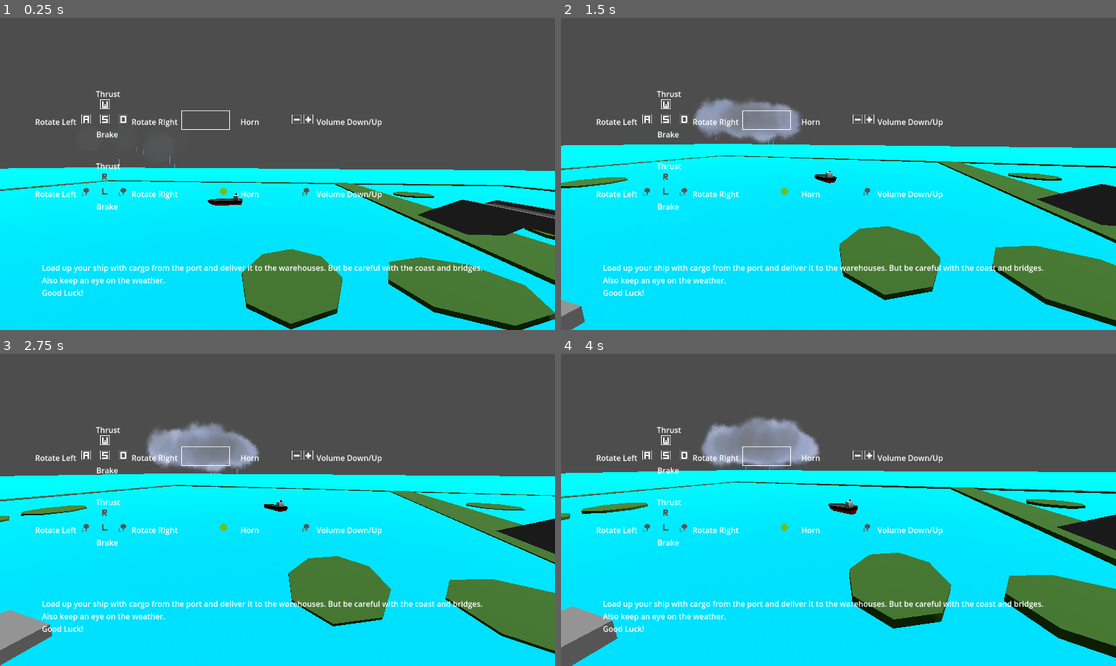
Above: before the commit, frames 1-4 (two rows, left to right).
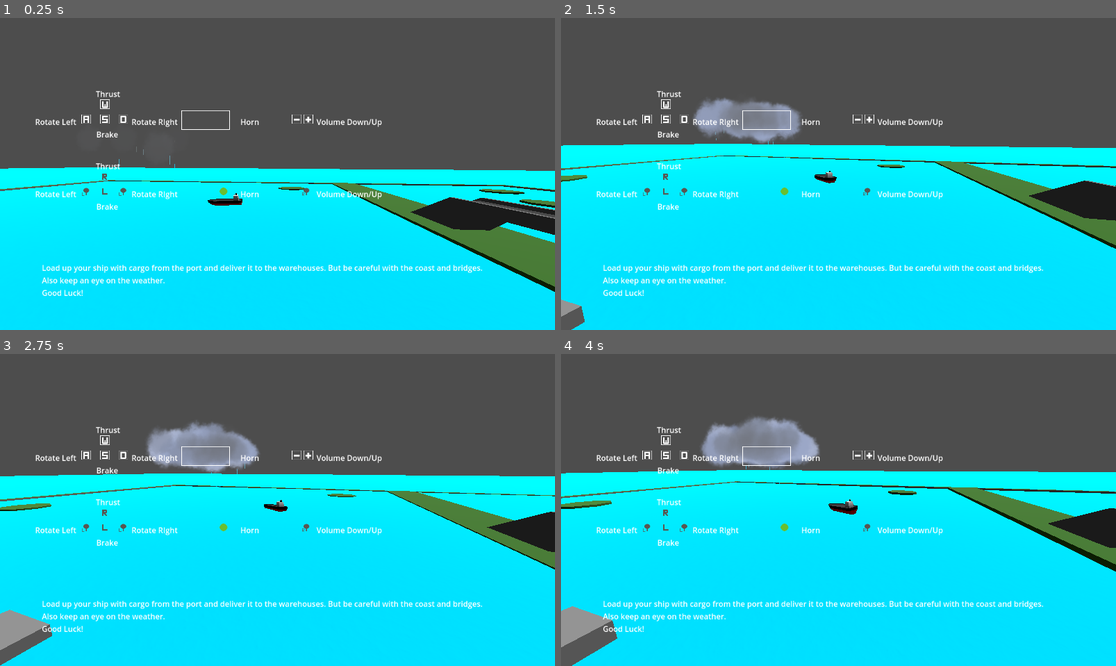
Above: after the commit, the same moments.

Repository: savenger/shipped
Game: Godot game, scene res://level/game.tscn
Same seed, same stepped clock (60 frames per second), same inputs: the game is played once before the commit and once after it.
Inputs (mouse positions are in pixels of both pictures, inside the frame that each line leads up to):
- Up to frame 1 (0.25 s): no input
- Up to frame 2 (1.5 s): tap Enter at 0.5 s; move the mouse to (960, 158) at 0.52 s; hold D (Turn Right) 0.53-1.28 s; tap Mouse wheel down (volume_down) at 0.6 s; tap Mouse wheel up (volume_up) at 0.8, 1.35 s; move the mouse to (727, 189) at 1.27 s; hold A (Turn Left) from 1.28 s (still down)
- Up to frame 3 (2.75 s): tap Mouse wheel down (volume_down) at 1.55 s; move the mouse to (333, 441) at 2.02 s; release A (Turn Left) at 2.03 s; hold D (Turn Right) from 2.03 s (still down); click (333, 441) at 2.1 s; tap Mouse wheel up (volume_up) at 2.3 s
- Up to frame 4 (4 s): move the mouse to (810, 572) at 2.77 s; release D (Turn Right) at 2.78 s; hold S (CounterThrust) 2.78-3.53 s; tap Mouse wheel down (volume_down) at 2.85 s; move the mouse to (1005, 556) at 3.52 s; hold A (Turn Left) from 3.53 s (still down); tap Mouse wheel up (volume_up) at 3.6 s

The runs differ from the first frame. In frame 1, 9.5% of the frame differs, in the area x 35-100%, y 52-100%; in frame 2, 8.3%; in frame 3, 7.4%; in frame 4, 8.6%.
Error in both runs: Invalid assignment of property or key 'volume_db' with value of type 'int' on a base object of type 'null instance'. (res://level/game.gd:40)

Commit message:
refactoring

Diff:
--- a/level/Keys.tscn
+++ b/level/Keys.tscn
@@ -1,6 +1,6 @@
 [gd_scene load_steps=14 format=3 uid="uid://dioyfdulmrmxj"]
 
-[ext_resource type="Script" path="res://Scripts/HUD.gd" id="1"]
+[ext_resource type="Script" path="res://level/HUD.gd" id="1"]
 [ext_resource type="Texture2D" uid="uid://pcamcrsxgc5s" path="res://assets/key_minus.png" id="2"]
 [ext_resource type="Texture2D" uid="uid://b3bnrmc4vypp4" path="res://assets/key_a.png" id="3"]
 [ext_resource type="Texture2D" uid="uid://kkawupftbnms" path="res://assets/stick_l.png" id="4"]
--- a/level/game.gd
+++ b/level/game.gd
@@ -36,8 +36,8 @@
 	print("delivered some goods")
 	$destination.position = get_random_destination_position()
 
-func adjust_volume(base_volume):
-	get_parent().get_node("AudioStreamPlayer").volume_db = music_volume + base_volume
+func adjust_volume(vol):
+	get_parent().get_node("AudioStreamPlayer").volume_db = music_volume + vol
 
 # Called every frame. 'delta' is the elapsed time since the previous frame.
 func _process(_delta):
--- a/level/terrain.gd
+++ b/level/terrain.gd
@@ -29,23 +29,23 @@
 	if horizontal:
 		$BridgeBegin.rotate(Vector3.UP, 3 * PI / 2)
 		$BridgeBegin.position.x = x
-		$BridgeBegin.position.z = -(mapSize * chunkSize) / 2 + pen_size_1 - ramp_size
+		$BridgeBegin.position.z = int(-(mapSize * chunkSize) / 2.0) + pen_size_1 - ramp_size
 		$BridgeRoad.rotate(Vector3.UP, 3 * PI / 2)
 		$BridgeRoad.position.x = x
-		$BridgeRoad.position.z = $BridgeBegin.position.z + ramp_size + pen_gap / 2
-		$BridgeRoad.scale.z = pen_gap * 26 / (mapSize * chunkSize)
+		$BridgeRoad.position.z = $BridgeBegin.position.z + ramp_size + int(pen_gap / 2.0)
+		$BridgeRoad.scale.z = int(pen_gap * 26 / (mapSize * chunkSize))
 		$BridgeEnd.rotate(Vector3.UP, PI / 2)
 		$BridgeEnd.position.x = x
-		$BridgeEnd.position.z = $BridgeRoad.position.z + pen_gap / 2 + ramp_size
+		$BridgeEnd.position.z = $BridgeRoad.position.z + int(pen_gap / 2.0) + ramp_size
 		print($BridgeRoad.position.z)
 	else:
-		$BridgeBegin.position.x = -(mapSize * chunkSize) / 2 + pen_size_1 - ramp_size
+		$BridgeBegin.position.x = int(-(mapSize * chunkSize) / 2.0) + pen_size_1 - ramp_size
 		$BridgeBegin.position.z = z
-		$BridgeRoad.position.x = $BridgeBegin.position.x + ramp_size + pen_gap / 2
+		$BridgeRoad.position.x = $BridgeBegin.position.x + ramp_size + int(pen_gap / 2)
 		$BridgeRoad.position.z = z
 		$BridgeRoad.scale.z = pen_gap * 26 / (mapSize * chunkSize)
 		$BridgeEnd.rotate(Vector3.UP, 2 * PI / 2)
-		$BridgeEnd.position.x = $BridgeRoad.position.x + pen_gap / 2 + ramp_size
+		$BridgeEnd.position.x = $BridgeRoad.position.x + int(pen_gap / 2.0) + ramp_size
 		$BridgeEnd.position.z = z
 
 func _placeLand(c: CSGShape3D):
@@ -56,8 +56,8 @@
 
 func _placeIsland(x: int, z: int):
 	var c = CSGCylinder3D.new()
-	c.position.x = x * chunkSize - (mapSize * chunkSize) / 2
-	c.position.z = z * chunkSize - (mapSize * chunkSize) / 2
+	c.position.x = x * chunkSize - (mapSize * chunkSize) / 2.0
+	c.position.z = z * chunkSize - (mapSize * chunkSize) / 2.0
 	c.scale.x = rng.randf_range(10.0,15.0)
 	c.scale.z = rng.randf_range(10.0,15.0)
 	c.scale.y = 6.0
@@ -68,7 +68,6 @@
 	var horizontal : bool = (rng.randf() > 0.5)
 	horizontal = true
 	var bridge_pos : int = rng.randi_range(2, mapSize - 3)
-	var bridge_pos2 : int = rng.randi_range(0,1)
 	var scale_factor = rng.randf_range(0.8, 0.95)
 	var scale_factor2 = rng.randf_range(0.8, 0.95)
 	var c = CSGBox3D.new()
@@ -77,27 +76,27 @@
 		c.scale.x = rng.randf_range(10.0,15.0)
 		c.scale.z = (chunkSize * mapSize * scale_factor) / 2
 		c.scale.y = 12.0
-		c.position.x = bridge_pos * chunkSize - (mapSize * chunkSize) / 2
-		c.position.z = -(mapSize * chunkSize) / 2 + (c.scale.z) / 2
+		c.position.x = bridge_pos * chunkSize - (mapSize * chunkSize) / 2.0
+		c.position.z = -(mapSize * chunkSize) / 2.0 + (c.scale.z) / 2.0
 		_placeLand(c)
 		c2.scale.x = rng.randf_range(10.0,15.0)
 		c2.scale.z = (chunkSize * mapSize * scale_factor2) / 2
 		c2.scale.y = 12.0
-		c2.position.x = bridge_pos * chunkSize - (mapSize * chunkSize) / 2
-		c2.position.z = (mapSize * chunkSize) / 2 - (c2.scale.z) / 2
+		c2.position.x = bridge_pos * chunkSize - (mapSize * chunkSize) / 2.0
+		c2.position.z = (mapSize * chunkSize) / 2.0 - (c2.scale.z) / 2.0
 		_placeLand(c2)
 	else:
-		c.scale.x = (chunkSize * mapSize * scale_factor) / 2
+		c.scale.x = (chunkSize * mapSize * scale_factor) / 2.0
 		c.scale.z = rng.randf_range(10.0,15.0)
 		c.scale.y = 12.0
-		c.position.x = -(mapSize * chunkSize) / 2 + (c.scale.x) / 2
-		c.position.z = bridge_pos * chunkSize - (mapSize * chunkSize) / 2
+		c.position.x = -(mapSize * chunkSize) / 2.0 + (c.scale.x) / 2.0
+		c.position.z = bridge_pos * chunkSize - (mapSize * chunkSize) / 2.0
 		_placeLand(c)
 		c2.scale.x = (chunkSize * mapSize * scale_factor2) / 2
 		c2.scale.z = rng.randf_range(10.0,15.0)
 		c2.scale.y = 12.0
-		c2.position.x = (mapSize * chunkSize) / 2 - (c2.scale.x) / 2
-		c2.position.z = bridge_pos * chunkSize - (mapSize * chunkSize) / 2
+		c2.position.x = (mapSize * chunkSize) / 2.0 - (c2.scale.x) / 2.0
+		c2.position.z = bridge_pos * chunkSize - (mapSize * chunkSize) / 2.0
 		_placeLand(c2)
 	_placeBridge(horizontal, c.position.x, c.position.z, scale_factor, scale_factor2)
 
Not shown: 2 places in ship/ship.tscn that only renumber resources
